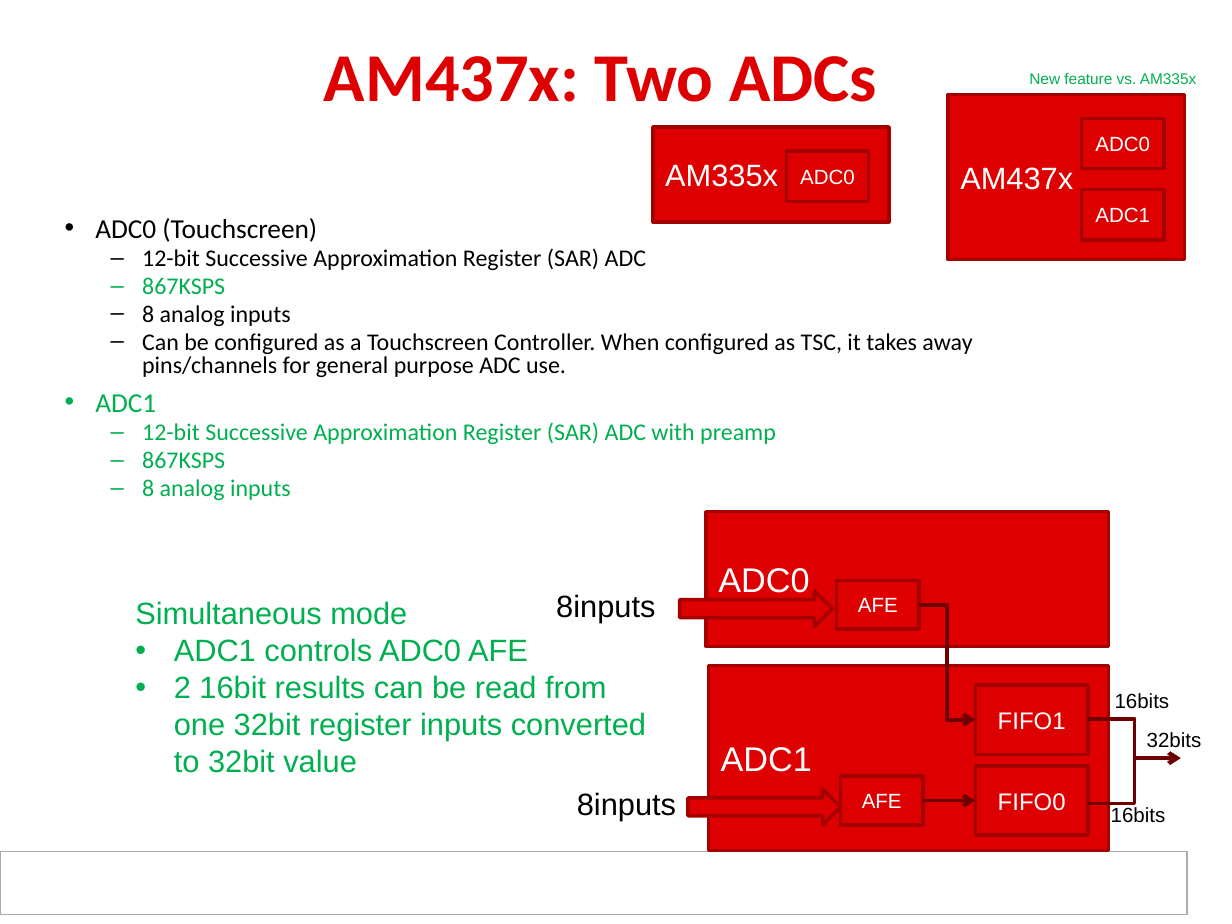
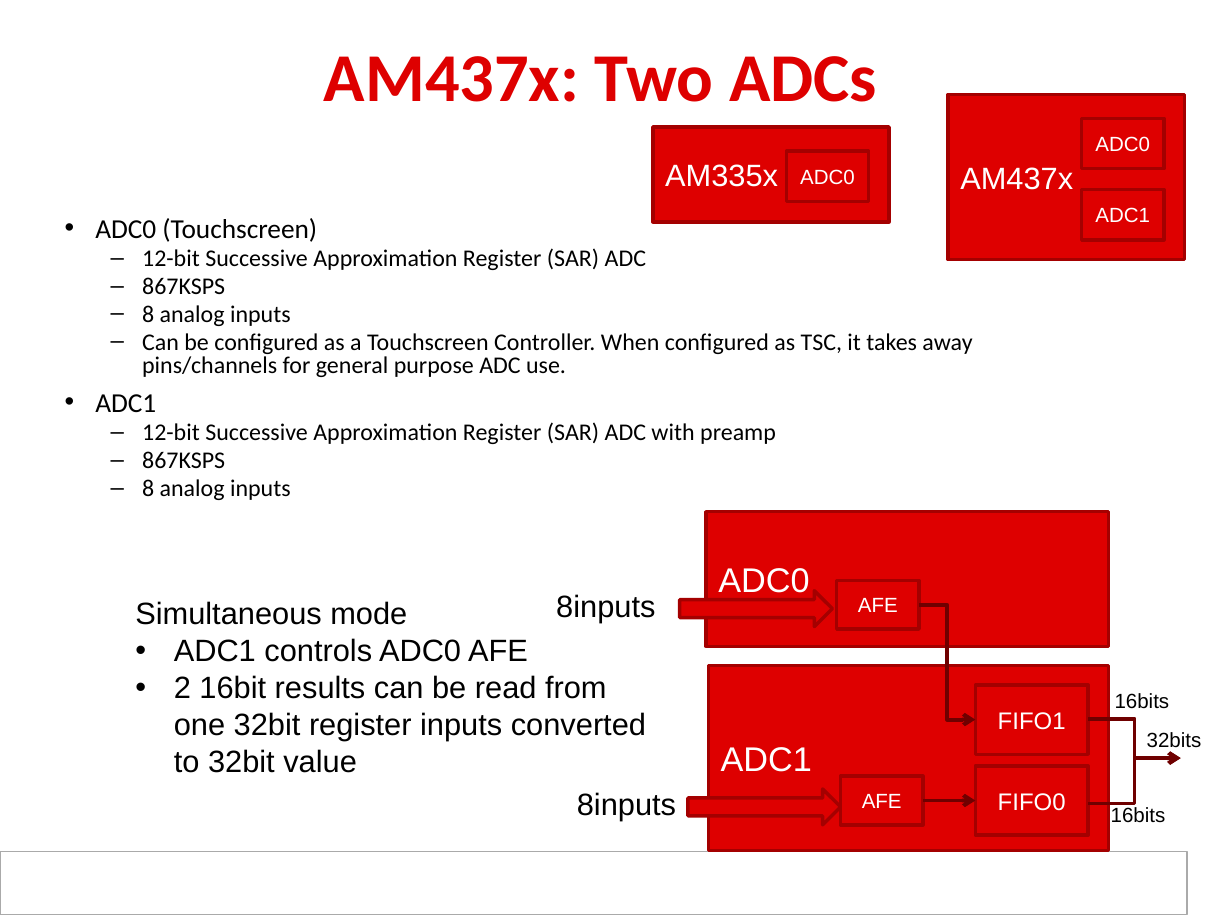
Before and after one commit to hari1989/keystone-workshop, a slide deck: slide 29 of preliminary/Working/presentations/Sitara/Ran_sitara_boot_camp_am437x_technical_overview_final.pptx. Drawn at 1232x924 pixels with LibreOffice and Linux fonts; fonts in the diff are those of the drawing; background and template pictures are left out. Boxes give left, top, right and bottom in pixels: in the first picture for what was removed or moved away, otherwise in the second. Text is boxed around its words. In the diff, an @@ line names an element or a change of style, - is before the commit and + after.

```diff
--- a/preliminary/Working/presentations/Sitara/Ran_sitara_boot_camp_am437x_technical_overview_final.pptx
+++ b/preliminary/Working/presentations/Sitara/Ran_sitara_boot_camp_am437x_technical_overview_final.pptx
@@ text removed at [1029,73,1197,84] @@
-New feature vs. AM335x
@@ text at [95,277,776,500]: text colour #00B050 to #000000 in "867KSPS", "ADC1", "12-bit Successive Approximation Register (SAR) ADC with ...", "867KSPS" and 1 more places @@
@@ text "Simultaneous mode" at [135,601,646,773]: text colour #00B050 to #000000 @@
```
Also in this commit, not shown: 15 other slides changed, 1 slide removed.
